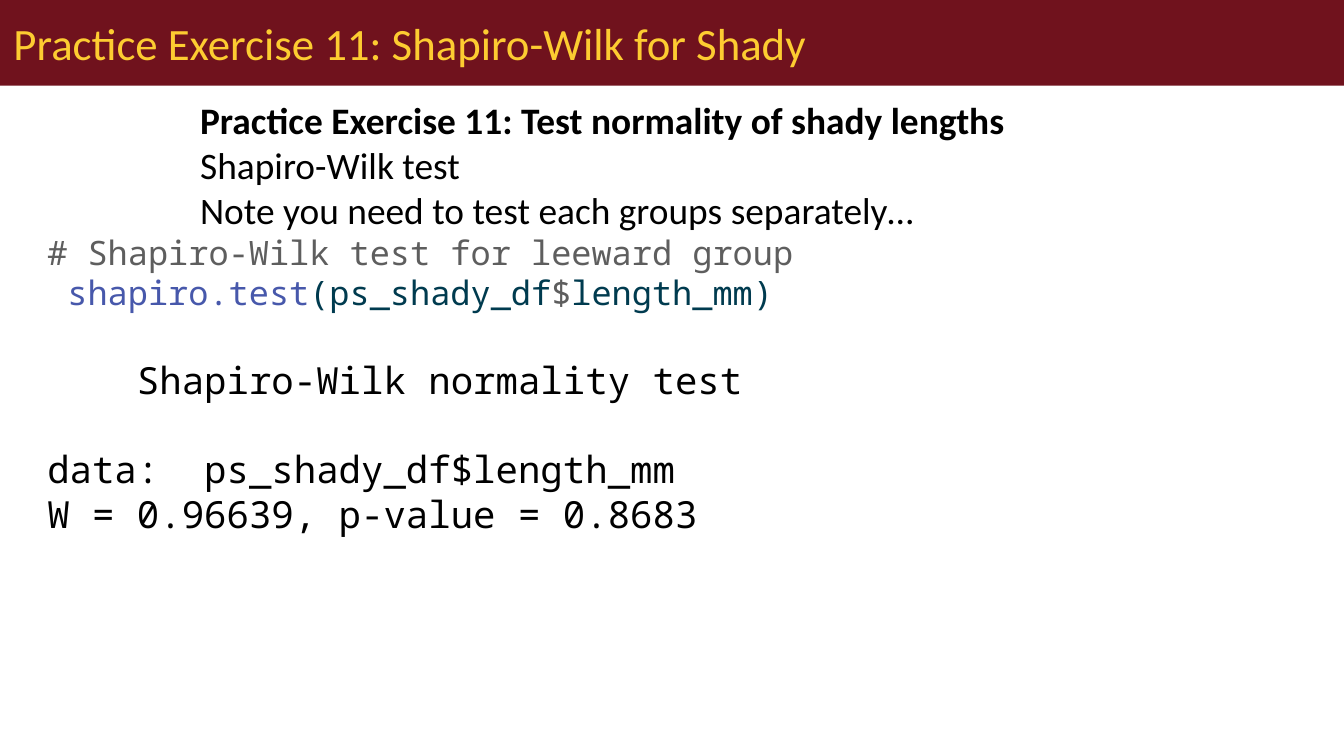
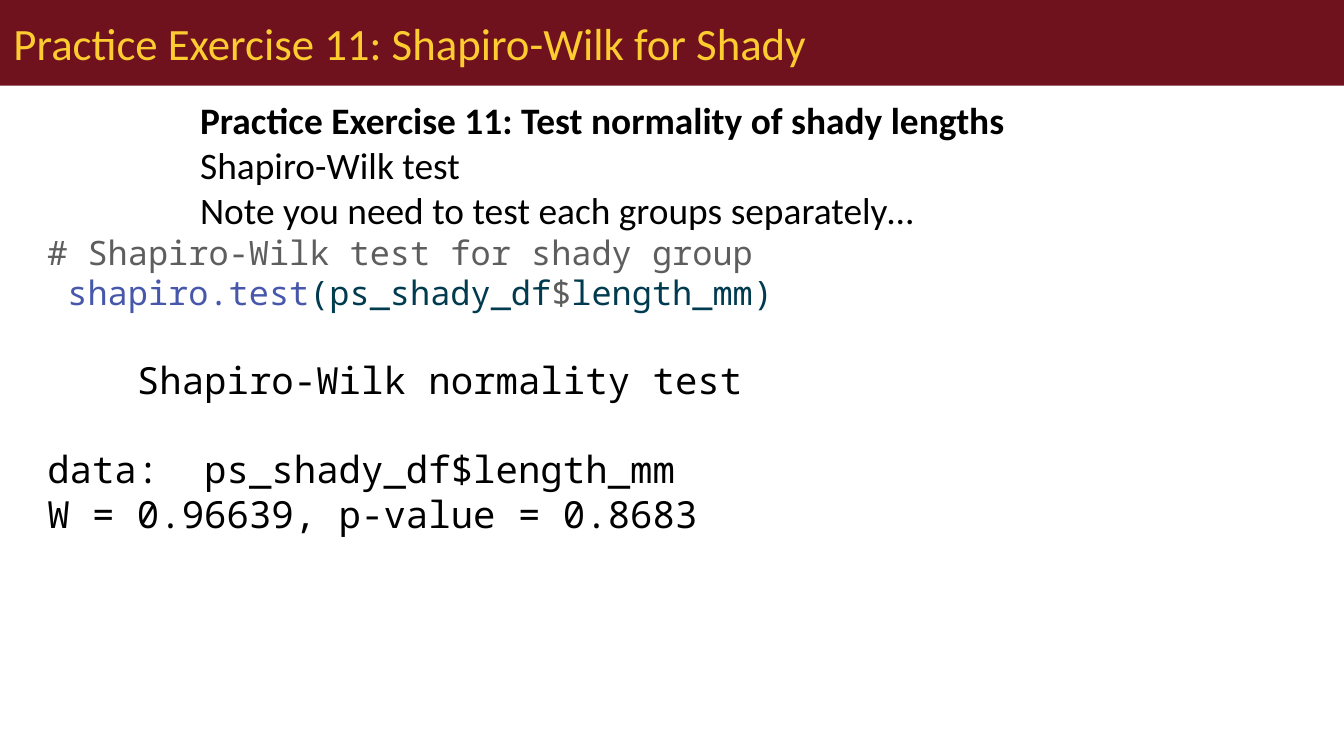
Before and after one commit to wlperry/umd_biostats, a slide deck: slide 33 of docs/ecostats_lectures/lecture_05/05_01_lecture_powerpoint.pptx (slide 34 before the commit). Drawn at 1344x756 pixels with LibreOffice and Linux fonts; fonts in the diff are those of the drawing. Boxes give left, top, right and bottom in pixels: in the first picture for what was removed or moved away, otherwise in the second. Text is boxed around its words. In the diff, an @@ line names an element or a change of style, - is before the commit and + after.

```diff
--- a/docs/ecostats_lectures/lecture_05/05_01_lecture_powerpoint.pptx
+++ b/docs/ecostats_lectures/lecture_05/05_01_lecture_powerpoint.pptx
@@ text at (67,239,773,314): text changed @@
-# Shapiro-Wilk test for leeward group
-shapiro.test(ps_shady_df$length_mm)
+# Shapiro-Wilk test for shady group
+shapiro.test(ps_shady_df$length_mm)
```
Also in this commit, not shown: 20 other slides changed, 1 slide removed, 22 other files.
